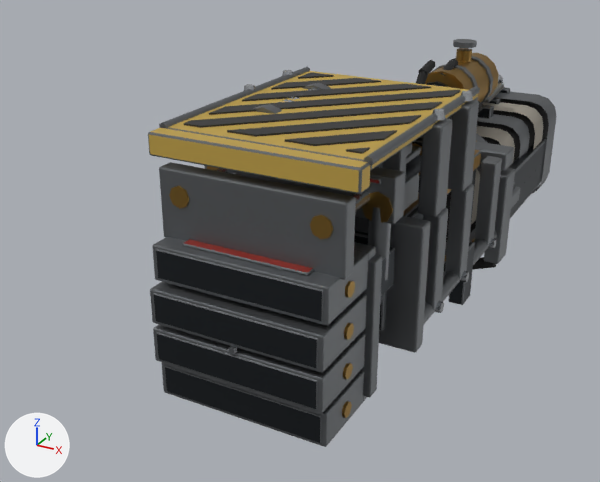
The FBX model Assets/Game/Art/Models/Items/sucker_puncher.fbx as it was, and as the next commit left it.
Rendered twice from a 50 mm lens placed at (0.261, -0.612, 0.301), pointed at (-0.061, -0.027, 0.009). The axes (+X, +Y, +Z) are drawn at lower left. The lights are the same throughout. The picture after the commit comes second.

In view in the first picture: 'Mesh_ArmCuff_Plated', 'Mesh_GauntletShell_Boiler', 'Mesh_GauntletShell_Frame', 'Mesh_GauntletShell_HazardPlate', 'Mesh_KnuckleBlock_Segmented', 'Mesh_RamSlide_Carriage', 'Mesh_RamSlide_Cylinder', 'Mesh_RamSlide_Rails', 'Mesh_RamSlide_SpringReturn', 'Mesh_SuckerPuncher_RamArm' and 3 more.
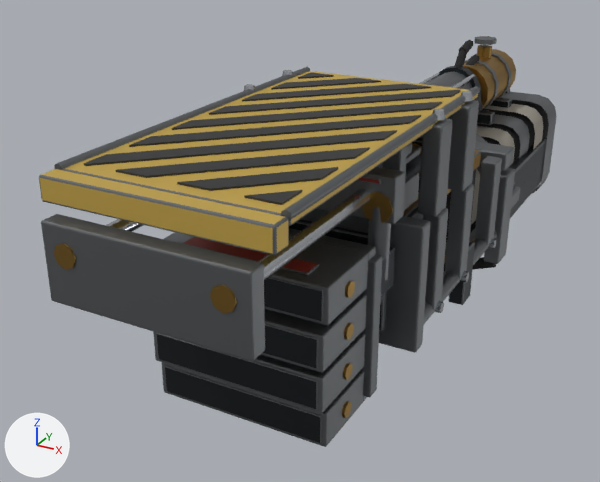
The change in detail:
me_mesh_ramslide_rails is used by ob_mesh_ramslide_rails; location (0.0, -0.03, 0.092).
me_mesh_ramslide_rails had 456 vertices, 382 faces and spanned x -0.068..0.068, y -0.176..0.0, z -0.022..0.038.
me_mesh_ramslide_rails now has 456 vertices, 382 faces and spans x -0.068..0.068, y -0.281..0.0, z -0.022..0.038.
me_mesh_ramslide_rails part 4: the loose piece of 16 vertices spanning x -0.06..-0.044, y -0.176..-0.162, z 0.01..0.026 is moved by (0.0, -0.105, 0.0).
me_mesh_ramslide_rails part 5: the loose piece of 16 vertices spanning x 0.044..0.06, y -0.176..-0.162, z 0.01..0.026 is moved by (0.0, -0.105, 0.0).
me_mesh_ramslide_rails part 6: the loose piece of 56 vertices spanning x -0.068..0.068, y -0.175..-0.162, z -0.014..0.036 is moved by (0.0, -0.105, 0.0).
me_mesh_ramslide_rails part 7: all 10 vertices in x -0.057..-0.047, y -0.175, z 0.013..0.023 are moved by (0.0, -0.105, 0.0).
me_mesh_ramslide_rails part 8: all 10 vertices in x 0.047..0.057, y -0.175, z 0.013..0.023 are moved by (0.0, -0.105, 0.0).
me_mesh_gauntletshell_hazardplate is used by ob_mesh_gauntletshell_hazardplate; location (0.0, 0.0, 0.0).
me_mesh_gauntletshell_hazardplate had 472 vertices, 421 faces and spanned x -0.083..0.083, y -0.204..0.01, z 0.081..0.155.
me_mesh_gauntletshell_hazardplate now has 490 vertices, 434 faces and spans x -0.083..0.083, y -0.3..0.01, z 0.081..0.155.
me_mesh_gauntletshell_hazardplate part 1: the loose piece of 8 vertices spanning x -0.065..-0.043, y -0.023..-0.001, z 0.15..0.151 is copied, and the copy is scaled about its middle by (-1.01, -1.01, 1), then moved by (0.108, -0.252, 0.0); it spans x 0.043..0.065, y -0.275..-0.253, z 0.15..0.151.
me_mesh_gauntletshell_hazardplate part 2: the loose piece of 8 vertices spanning x -0.065..-0.001, y -0.065..-0.001, z 0.15..0.151 is copied, and the copy is turned -180 degrees about the z axis through its middle, then moved by (0.066, -0.21, 0.0); it spans x 0.001..0.065, y -0.275..-0.211, z 0.15..0.151.
me_mesh_gauntletshell_hazardplate part 3: 6 vertices moved from x -0.031..0.012, y -0.179, z 0.15..0.151 to x -0.065, y -0.256..-0.213, z 0.15..0.151; 104 vertices removed from x -0.077..0.077, y -0.204..-0.179, z 0.134..0.153; 106 vertices added at x -0.077..0.077, y -0.3..-0.19, z 0.134..0.153.
Object 'Mesh_GauntletShell_Boiler' (ob_mesh_gauntletshell_boiler) moves from (0.0, 0.194, 0.07) to (0.0, 0.264, 0.062).
Object 'Mesh_RamSlide_Cylinder' (ob_mesh_ramslide_cylinder) moves from (0.0, 0.081, 0.104) to (0.0, 0.19, 0.104).
Object 'Mesh_RamSlide_SpringReturn' (ob_mesh_ramslide_springreturn) is deleted.

Boxes (x1, y1, x2, y2) around the edits, measured in the pictures (600 x 482 px; the box of a moved part takes in the faces that stretch with it):
'Mesh_GauntletShell_HazardPlate', reshaped (33% wider, 25% taller)
    before: (148, 67, 480, 217)
    after: (39, 67, 480, 255)
'Mesh_RamSlide_Rails', reshaped (45% wider, 55% taller)
    before: (159, 135, 423, 280)
    after: (41, 135, 423, 361)
'Mesh_GauntletShell_Boiler', moved
    before: (425, 39, 499, 119)
    after: (463, 36, 516, 125)
'Mesh_RamSlide_Cylinder', moved (mostly hidden before)
    before: (416, 60, 435, 84)
    after: (418, 40, 481, 90)
'Mesh_RamSlide_SpringReturn', deleted
    before: (253, 83, 331, 114)
    faces in mat_mat_metal_steel_worn (grey #7a7d80): (253, 83, 331, 114)
part 1 of me_mesh_gauntletshell_hazardplate, added (black)
    after: (244, 190, 302, 205)
part 2 of me_mesh_gauntletshell_hazardplate, added (black)
    after: (177, 167, 338, 191)
part 3 of me_mesh_gauntletshell_hazardplate, moved or reshaped
    before: (148, 83, 480, 194)
    after: (39, 83, 480, 255)
part 4 of me_mesh_ramslide_rails, moved or reshaped
    before: (169, 186, 189, 209)
    after: (54, 243, 76, 270)
part 5 of me_mesh_ramslide_rails, moved or reshaped
    before: (310, 215, 333, 239)
    after: (210, 285, 237, 313)
part 6 of me_mesh_ramslide_rails, moved or reshaped
    before: (159, 162, 356, 280)
    after: (41, 214, 265, 361)
part 7 of me_mesh_ramslide_rails, moved or reshaped
    before: (215, 168, 236, 174)
    after: (106, 219, 143, 232)
part 8 of me_mesh_ramslide_rails, moved or reshaped
    before: (351, 190, 370, 212)
    after: (258, 189, 370, 281)
